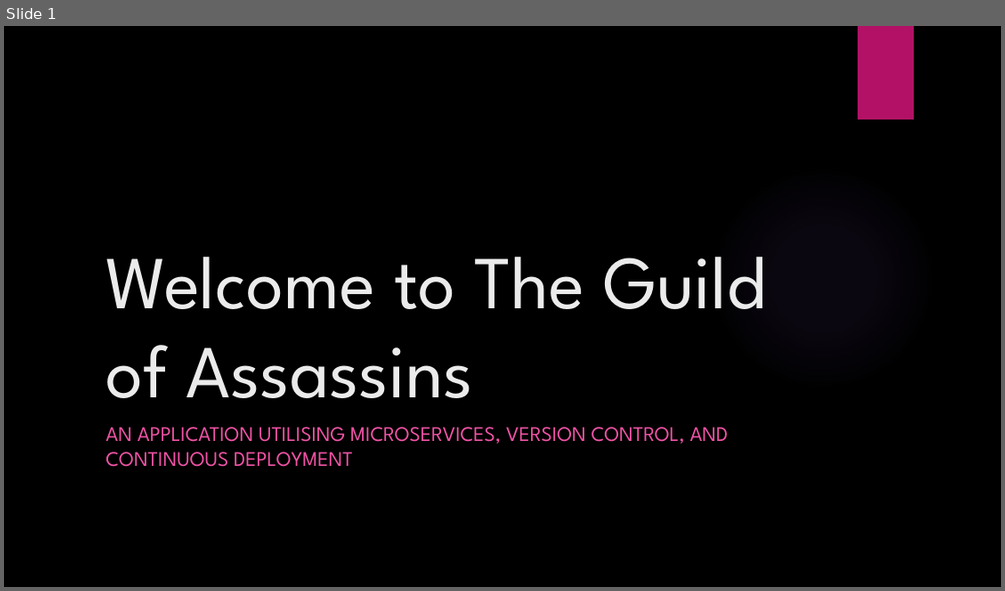
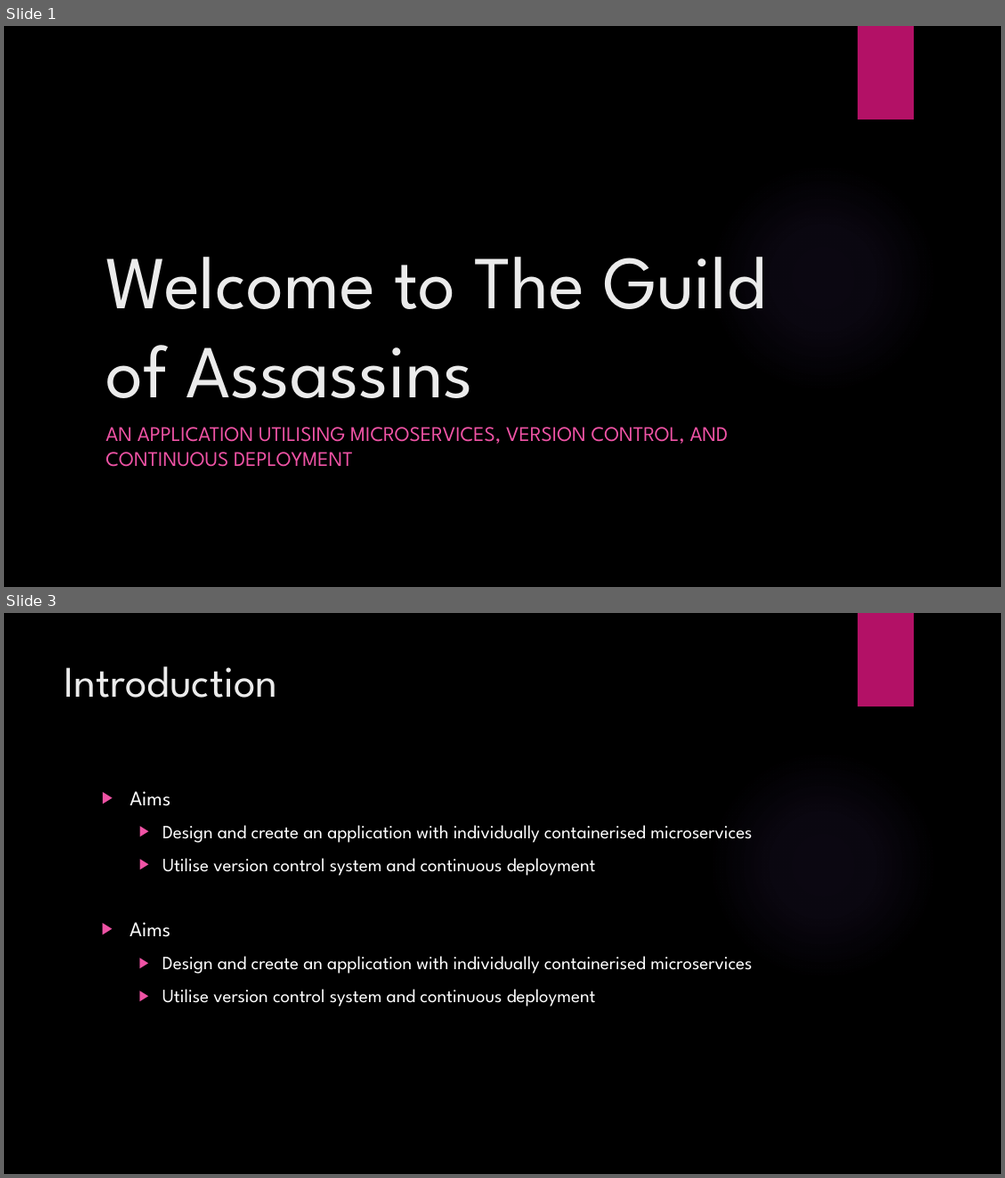
Before and after one commit to TheBartThe/assassinsGuild, a slide deck: Documentation/assassinsGuildPresentation.pptx. Shown one above the other, each under a label of ours: slide 1 before the commit, slides 1 and 3 after it; the slides between them are not shown. The pictures are 1005x591 and 1005x1178 pixels, drawn with LibreOffice and Linux fonts; fonts in the diff are those of the drawing; background and template pictures are left out. Boxes give left, top, right and bottom in pixels: in the first picture for what was removed or moved away, otherwise in the second. Text is boxed around its words. In the diff, an @@ line names an element or a change of style, - is before the commit and + after.

```diff
--- a/Documentation/assassinsGuildPresentation.pptx
+++ b/Documentation/assassinsGuildPresentation.pptx
@@ slide 3 added at (4,613,1001,1174), background picture (left out); not listed: 2 template elements that a slide beside it also shows @@
@@ title added at (65,666,278,698), 42 pt, text #EBEBEB @@
+Introduction
@@ text added at (129,791,752,876), 18 pt, text #FFFFFF @@
+▶ Aims
+  ▶ Design and create an application with individually containerised microservices
+  ▶ Utilise version control system and continuous deployment
@@ text added at (129,922,752,1006), 18 pt, text #FFFFFF @@
+▶ Aims
+  ▶ Design and create an application with individually containerised microservices
+  ▶ Utilise version control system and continuous deployment
```
Also in this commit, not shown: 1 slide changed, 1 other slide added, 1 slide removed, 4 other files.
